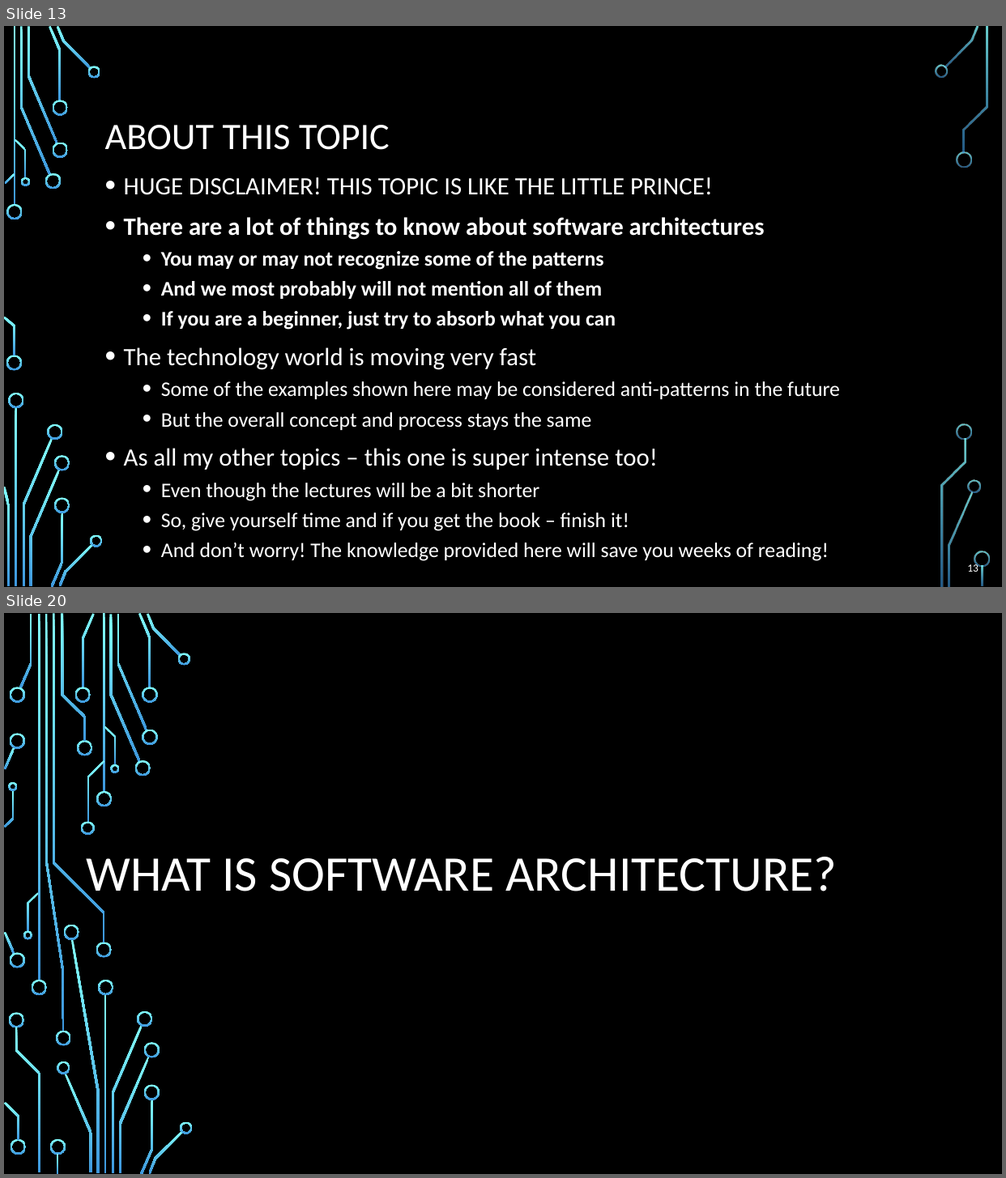
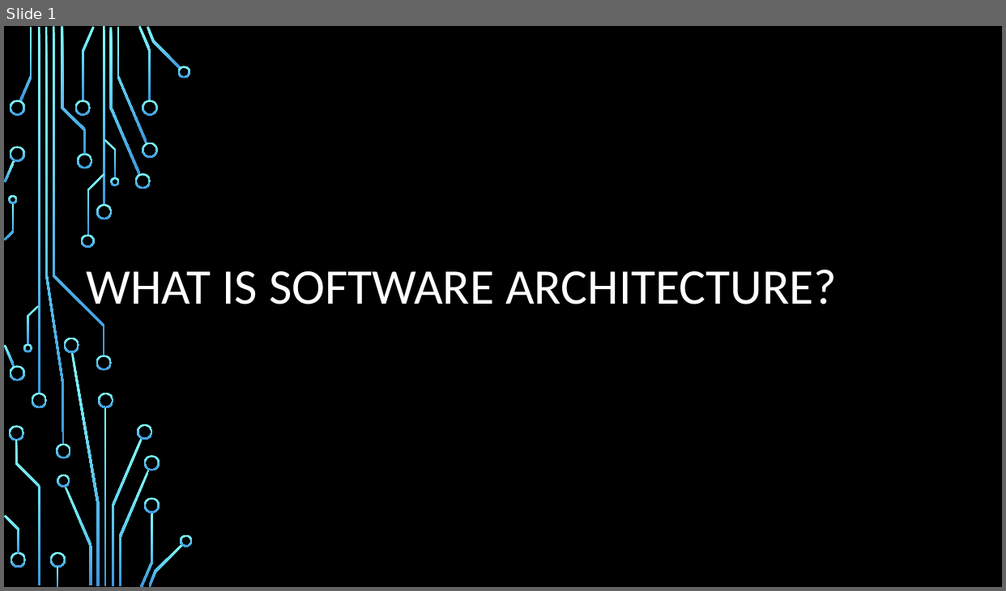
Before and after one commit to profjordanov/doctorate, a slide deck: resources/Software-Architecture-S/Presentation-Part1-Fundamentals-And-Essentials.pptx. Shown one above the other, each under a label of ours: slides 13 and 20 before the commit, slide 1 after it; the slides between them are not shown. The pictures are 1006x1178 and 1006x591 pixels, drawn with LibreOffice and Linux fonts; fonts in the diff are those of the drawing; background and template pictures are left out. Boxes give left, top, right and bottom in pixels: in the first picture for what was removed or moved away, otherwise in the second. Text is boxed around its words. In the diff, an @@ line names an element or a change of style, - is before the commit and + after.

```diff
--- a/resources/Software-Architecture-S/Presentation-Part1-Fundamentals-And-Essentials.pptx
+++ b/resources/Software-Architecture-S/Presentation-Part1-Fundamentals-And-Essentials.pptx
@@ slide 13 removed at bbox=[4, 26, 1002, 587], background picture (left out) @@
@@ title removed at bbox=[105, 125, 390, 150] @@
-ABOUT THIS TOPIC
@@ text removed at bbox=[124, 177, 840, 561] @@
-• HUGE DISCLAIMER! THIS TOPIC IS LIKE THE LITTLE PRINCE!
-• There are a lot of things to know about software architectures
-  • You may or may not recognize some of the patterns
-  • And we most probably will not mention all of them
-  • If you are a beginner, just try to absorb what you can
-• The technology world is moving very fast
-  • Some of the examples shown here may be considered anti-patterns in the future
-  • But the overall concept and process stays the same
-• As all my other topics – this one is super intense too!
-  • Even though the lectures will be a bit shorter
-  • So, give yourself time and if you get the book – finish it!
-  • And don’t worry! The knowledge provided here will save you weeks of reading!
@@ page number removed at bbox=[967, 563, 978, 572] @@
-13
@@ group removed at bbox=[4, 26, 990, 587]: 33 freeform shapes, 3 rectangles @@
@@ what was slide 20 is now slide 1 @@
```
Also in this commit, not shown: 18 other slides removed, 1 other file.
